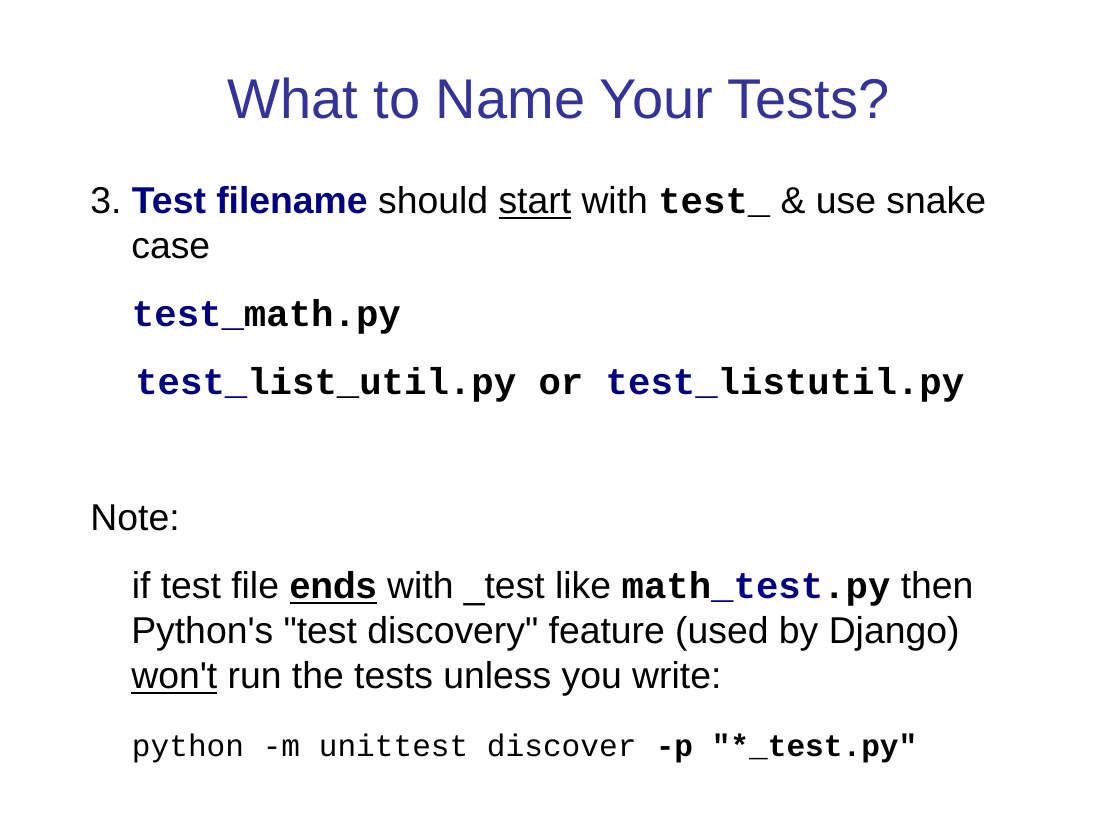
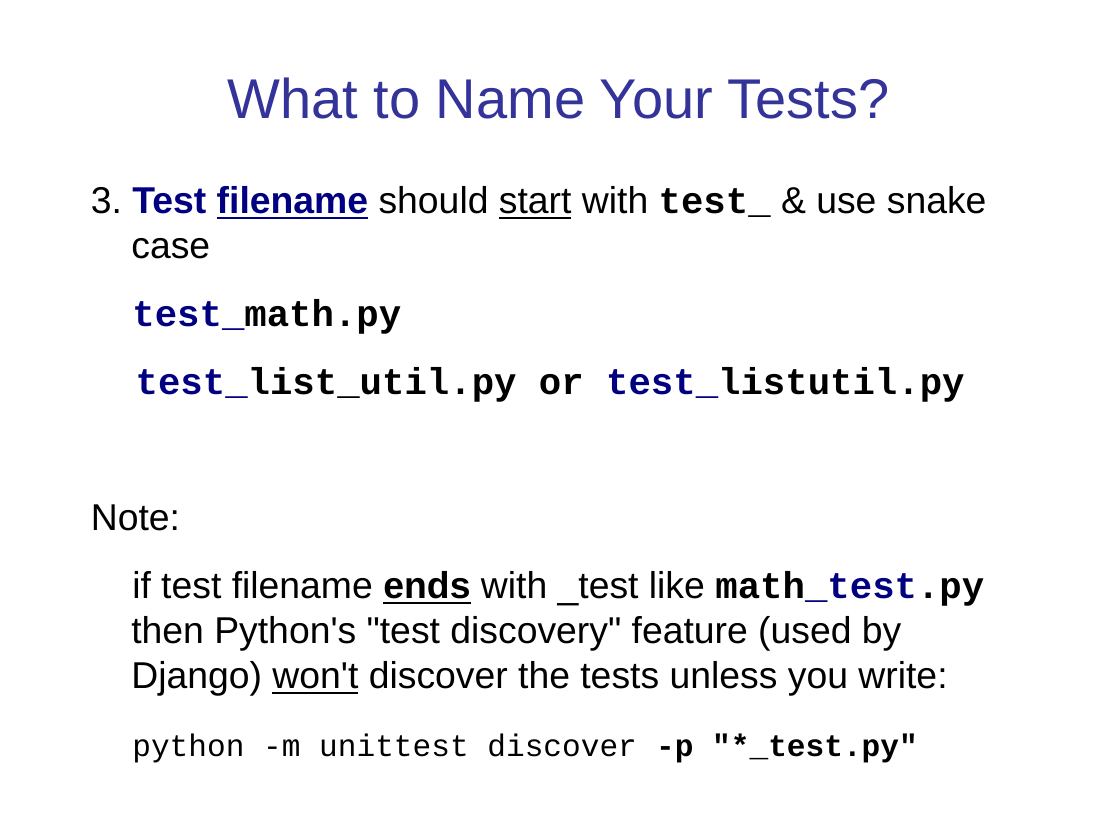
Before and after one commit to cpske/ISP, a slide deck: slide 23 of testing/PythonUnitTesting.ppt (slide 18 before the commit). Drawn at 1120x840 pixels with LibreOffice and Linux fonts; fonts in the diff are those of the drawing. Boxes give left, top, right and bottom in pixels: in the first picture for what was removed or moved away, otherwise in the second. Text is boxed around its words. In the diff, an @@ line names an element or a change of style, - is before the commit and + after.

Commit message:
improve unit testing slides for python

```diff
--- a/testing/PythonUnitTesting.ppt
+++ b/testing/PythonUnitTesting.ppt
@@ text at [91, 186, 987, 259]: underline on in "filename" @@
@@ text at [131, 571, 984, 696]: text changed @@
-if test file ends with _test like math_test.py then Python's "test discovery" feature (used by Django) won't run the tests unless you write:
+if test filename ends with _test like math_test.py then Python's "test discovery" feature (used by Django) won't discover the tests unless you write:
```
Also in this commit, not shown: 5 other slides changed, 5 slides added, 5 other files.
